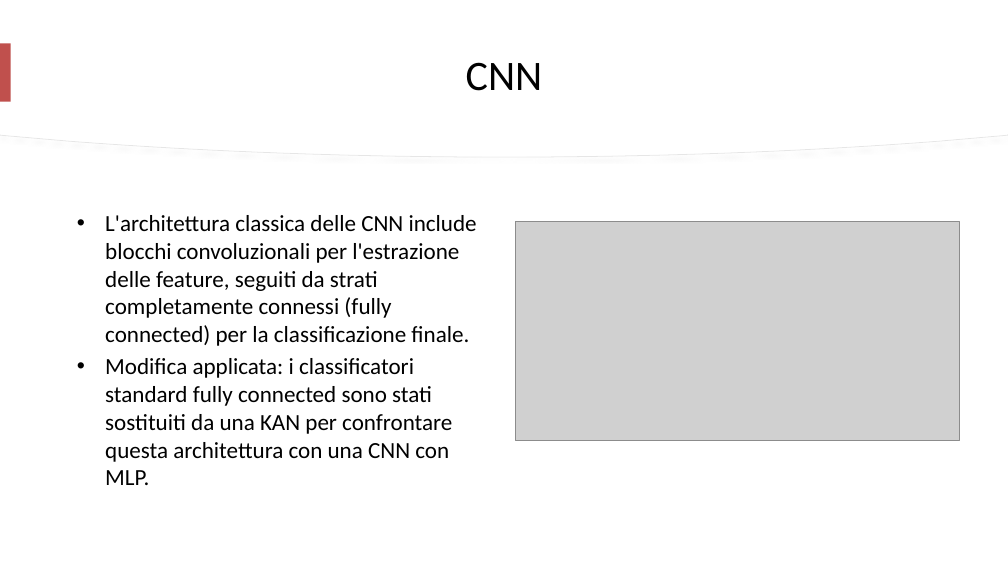
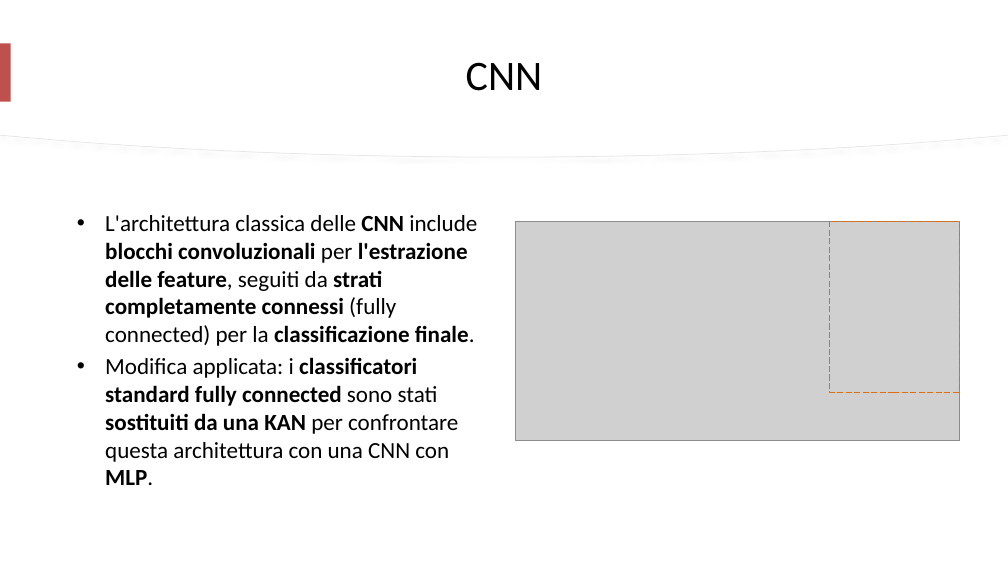
Before and after one commit to mtomas03/Thesis_Paper, a slide deck: slide 14 of Presentation.pptx (slide 16 before the commit). Drawn at 1008x567 pixels with LibreOffice and Linux fonts; fonts in the diff are those of the drawing; grey boxes stand for pictures. Boxes give left, top, right and bottom in pixels: in the first picture for what was removed or moved away, otherwise in the second. Text is boxed around its words. In the diff, an @@ line names an element or a change of style, - is before the commit and + after.

```diff
--- a/Presentation.pptx
+++ b/Presentation.pptx
@@ text "L'architettura classica delle CNN include ..." at bbox=[105, 215, 477, 485]: bold on in "CNN blocchi convoluzionali l'estrazione delle feature, strat ...", "classificatori standard fully connected sostituiti da una ..." @@
@@ rectangle added at bbox=[830, 222, 960, 392], outline #E46C0A 0.75 pt dashed @@
```
Also in this commit, not shown: 13 other slides changed, 17 slides removed.
